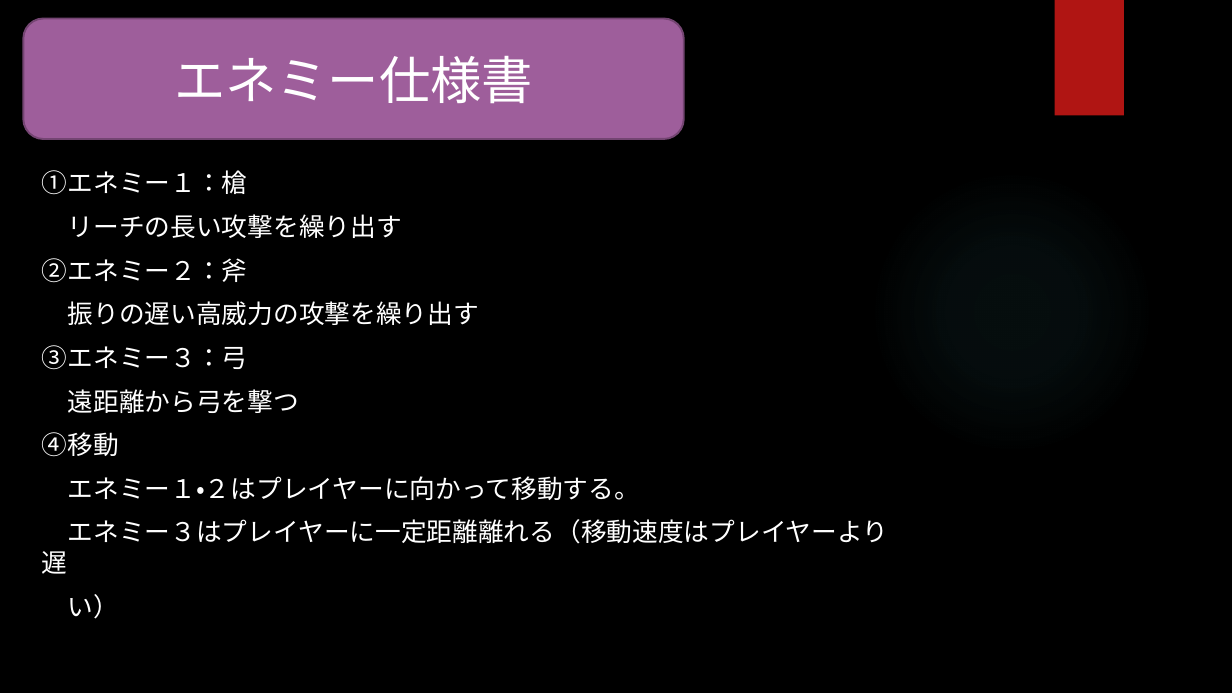
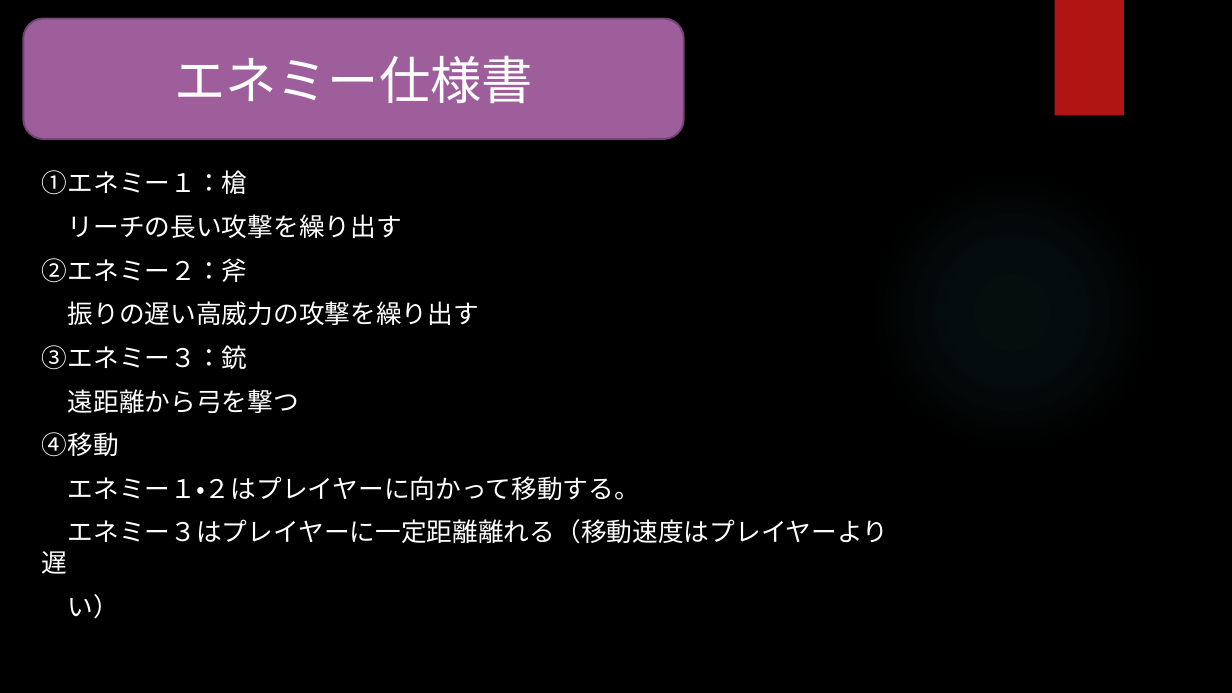
Before and after one commit to GCLUC2019/GameProject, a slide deck: slide 10 of 広島校高松校合同チーム/文書関連/企画書兼仕様書.pptx. Drawn at 1232x693 pixels with LibreOffice and Linux fonts; fonts in the diff are those of the drawing; background and template pictures are left out. Boxes give left, top, right and bottom in pixels: in the first picture for what was removed or moved away, otherwise in the second. Text is boxed around its words. In the diff, an @@ line names an element or a change of style, - is before the commit and + after.

Commit message:
変更

```diff
--- a/広島校高松校合同チーム/文書関連/企画書兼仕様書.pptx
+++ b/広島校高松校合同チーム/文書関連/企画書兼仕様書.pptx
@@ text at bbox=[42, 345, 248, 370]: text changed @@
-③エネミー３：弓
+③エネミー３：銃
```
